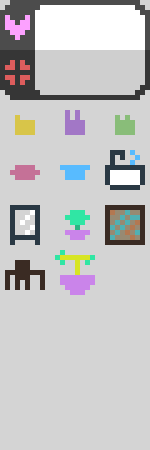
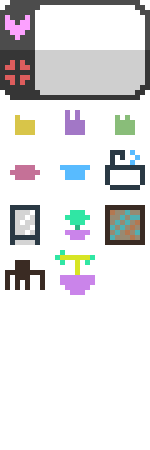
Layers edited between the first and the second (150, 450) image:
hid "Layer 9" over [left=0, top=0, right=150, bottom=450]
